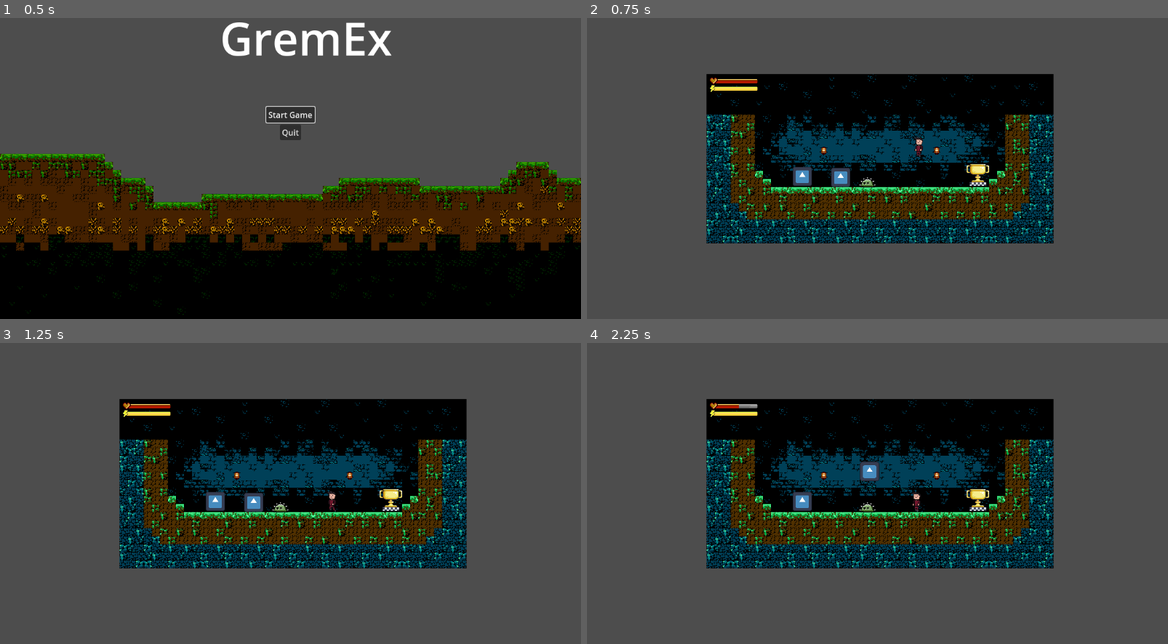
Above: before the commit, frames 1-4 (two rows, left to right).
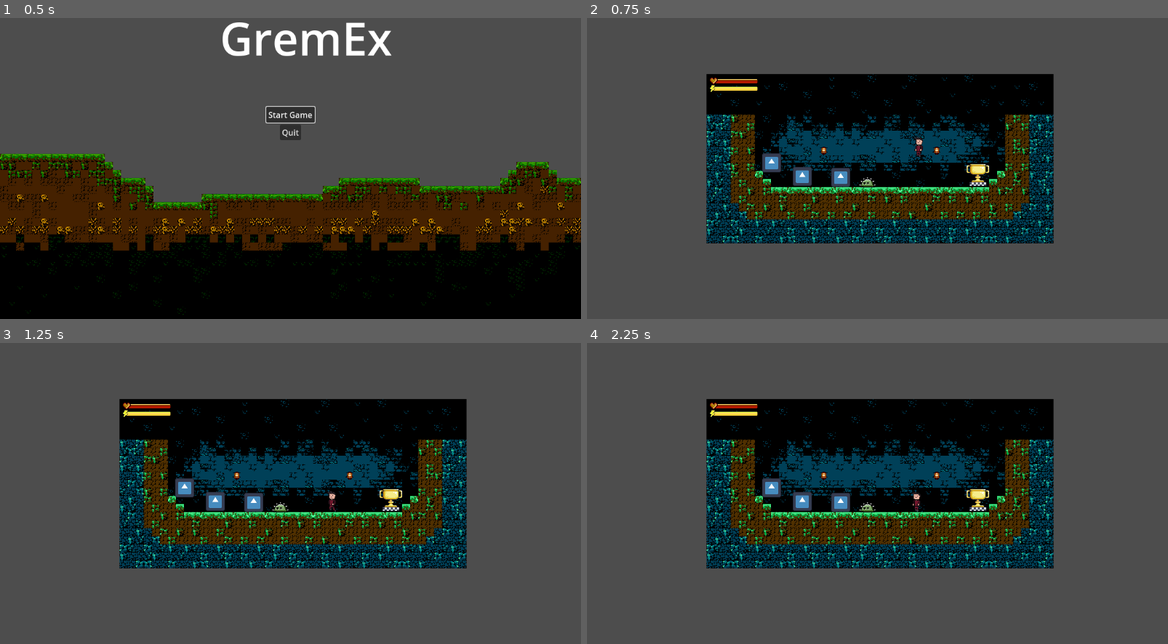
Above: after the commit, the same moments.

Repository: PoKiekKugelis/programavimo_inzinerija
Game: Godot game, scene res://scenes/main_menu.tscn
Two runs of this game, one before a commit and one after it. Both use one fixed random seed, a clock stepped at 60 frames per second and the inputs below. The engine's default icon, where the game draws it, is replaced by a stand-in: a white triangle on a blue panel in a dark square.
Inputs:
- Up to frame 1 (0.5 s): no input
- Up to frame 2 (0.75 s): click "Start Game" at 0.5 s
- Up to frame 3 (1.25 s): no input
- Up to frame 4 (2.25 s): hold Right (ui_right) from 1.28 s (still down); tap E (pick_up) at 1.35, 2.1 s

Frame 1 is identical in both runs. In frame 2, 0.2% of the frame differs, in the area x 30-34%, y 44-52%; in frame 3, 0.2%; in frame 4, 0.7%, in the area x 26-51%, y 20-57%.

Commit message:
SCRUM-27 | Inventory bug fixed and extra
Made moving left and right - A and D.
Put a second item for testing.
Fixed crash upon 2nd item pick up

Diff:
--- a/project.godot
+++ b/project.godot
@@ -73,6 +73,16 @@
 "events": [Object(InputEventKey,"resource_local_to_scene":false,"resource_name":"","device":-1,"window_id":0,"alt_press …(195 unchanged characters)…
 ]
 }
+left={
+"deadzone": 0.5,
+"events": [Object(InputEventKey,"resource_local_to_scene":false,"resource_name":"","device":-1,"window_id":0,"alt_pressed":false,"shift_pressed":false,"ctrl_pressed":false,"meta_pressed":false,"pressed":false,"keycode":0,"physical_keycode":65,"key_label":0,"unicode":97,"location":0,"echo":false,"script":null)
+]
+}
+right={
+"deadzone": 0.5,
+"events": [Object(InputEventKey,"resource_local_to_scene":false,"resource_name":"","device":-1,"window_id":0,"alt_pressed":false,"shift_pressed":false,"ctrl_pressed":false,"meta_pressed":false,"pressed":false,"keycode":0,"physical_keycode":68,"key_label":0,"unicode":100,"location":0,"echo":false,"script":null)
+]
+}
 
 [rendering]
 
--- a/scenes/game.tscn
+++ b/scenes/game.tscn
@@ -32,8 +32,12 @@
 item_texture = ExtResource("4_j6hfo")
 item_effect = "test3"
 
-[node name="PauseScreen" parent="." instance=ExtResource("3_psmk7")]
-visible = false
+[node name="Inventory_Item2" parent="." instance=ExtResource("3_b0nof")]
+position = Vector2(-207, -16)
+item_type = "test1"
+item_name = "a"
+item_texture = ExtResource("4_j6hfo")
+item_effect = "test3"
 
 [node name="Finish" parent="." instance=ExtResource("6_twexu")]
 position = Vector2(202, -2)
@@ -69,4 +73,7 @@
 grow_vertical = 1
 character = NodePath("../Player")
 
+[node name="PauseScreen" parent="." instance=ExtResource("3_psmk7")]
+visible = false
+
 [connection signal="body_entered" from="Finish" to="Player" method="_on_finish_body_entered"]
--- a/scripts/Player.gd
+++ b/scripts/Player.gd
@@ -3,6 +3,7 @@
 @onready var inventory_ui = $Inventory_UI
 @onready var stamina: Stamina = $Stamina
 @onready var movement_timer: Timer = $MovementTimer
+
 
 const RUNNING_SPEED = 160.0
 const SPEED = 80.0
@@ -32,10 +33,8 @@
 	# Handle jump.
 	if Input.is_action_just_pressed("ui_jump") and is_on_floor() and CAN_MOVE == true:
 		velocity.y = JUMP_VELOCITY
-
-
-	var direction := Input.get_axis("ui_left", "ui_right")
-	if direction != 0 and CAN_MOVE == true:
+	var direction := Input.get_axis("left", "right")
+	if direction != 0:
 		stamina.set_is_moving(true)
 		if Input.is_action_pressed("ui_sprint") && stamina.stamina > 0:
 			velocity.x = direction * RUNNING_SPEED
--- a/scripts/inventory.gd
+++ b/scripts/inventory.gd
@@ -11,15 +11,15 @@
 
 func add_item(item):#Adds an item to the array
 	for i in range(inventory.size()):#Loops through the whole inventory to check if item exists and where is the free space
-		if inventory[i] != null and inventory[i]["type"] == item[i]["type"] and inventory[i]["effect"] == item[i]["effect"]:
-			inventory[i]["quantity"] += item[i]["quantity"]#If same item is already added it only adds +1
-			inventory_updated.emit()#Emits the signal that the inventory was updated
-			return true
-		elif inventory[i] == null:
+		if inventory[i] == null:
 			inventory[i] = item#If there are no such items in the inventory adds it.
 			inventory_updated.emit()
 			return true
-		return false
+		elif inventory[i] != null and inventory[i]["type"] == item["type"] and inventory[i]["effect"] == item["effect"]:
+			inventory[i]["quantity"] += item["quantity"]#If same item is already added it only adds +1
+			inventory_updated.emit()#Emits the signal that the inventory was updated
+			return true
+	return false
 
 func remove_item():
 	inventory_updated.emit()#TODO later
Not shown, changed: .gitignore
Not shown, removed: scenes/gamB632.tmp
Not shown, removed: scenes/gamC6F8.tmp
Not shown, removed: scenes/gamF5D9.tmp
